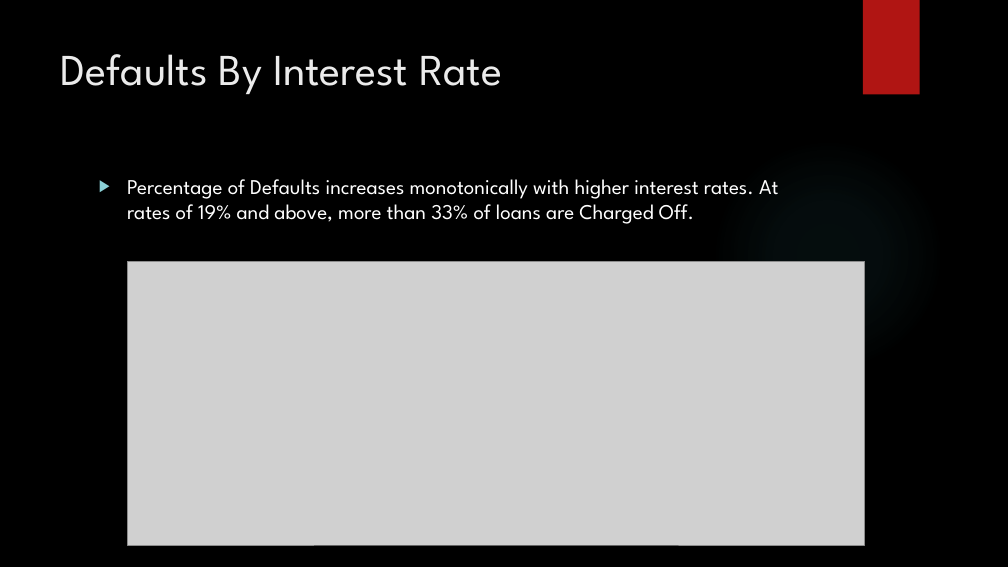
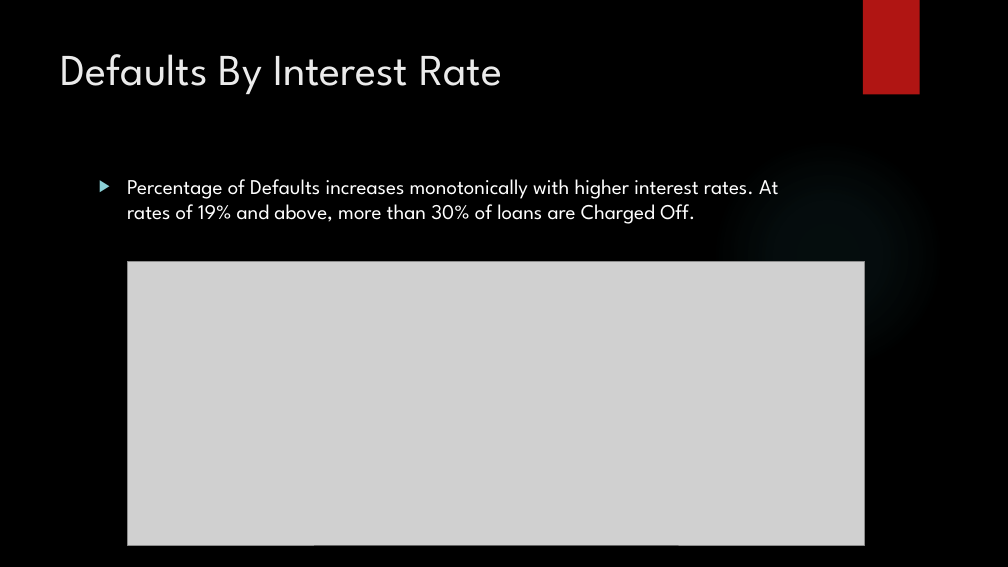
Before and after one commit to subhabrata-ghosh-1988/lending_club_case_study, a slide deck: slide 14 of Subhabrata_Ghosh_Lending_Club_Case_Study.pptx. Drawn at 1008x567 pixels with LibreOffice and Linux fonts; fonts in the diff are those of the drawing; grey boxes stand for pictures; background and template pictures are left out. Boxes give left, top, right and bottom in pixels: in the first picture for what was removed or moved away, otherwise in the second. Text is boxed around its words. In the diff, an @@ line names an element or a change of style, - is before the commit and + after.

```diff
--- a/Subhabrata_Ghosh_Lending_Club_Case_Study.pptx
+++ b/Subhabrata_Ghosh_Lending_Club_Case_Study.pptx
@@ text at (127,179,778,224): text changed @@
-▶ Percentage of Defaults increases monotonically with higher interest rates. At rates of 19% and above, more than 33% of loans are Charged Off.
+▶ Percentage of Defaults increases monotonically with higher interest rates. At rates of 19% and above, more than 30% of loans are Charged Off.
```
Also in this commit, not shown: 6 other slides changed, 1 slide added, 1 slide removed, 3 other files.
